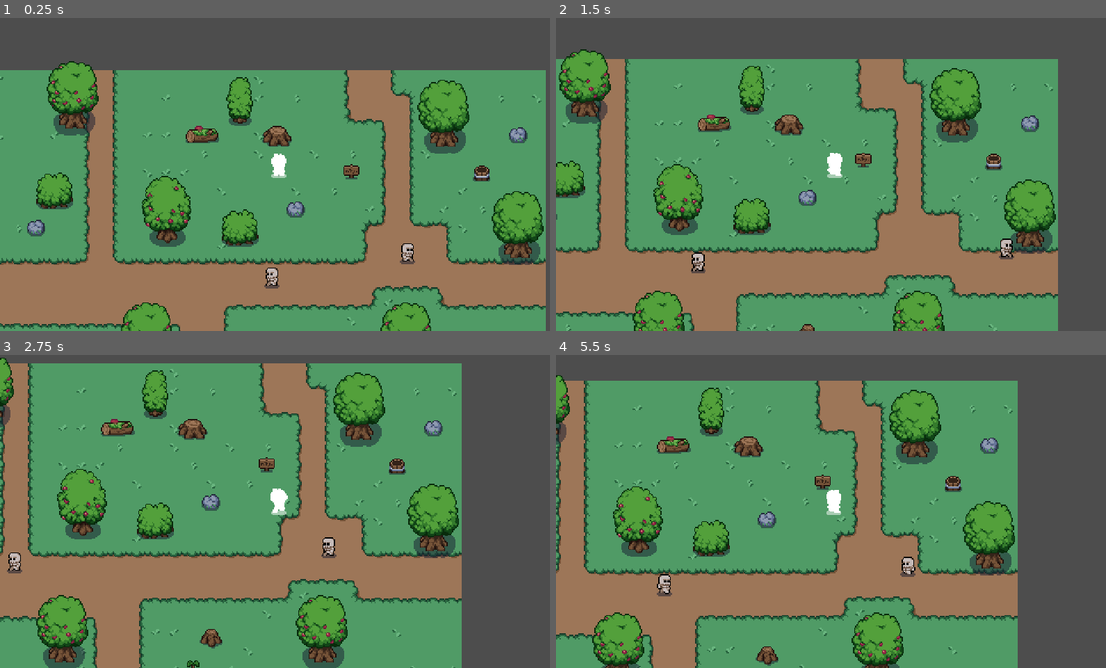
Above: before the commit, frames 1-4 (two rows, left to right).
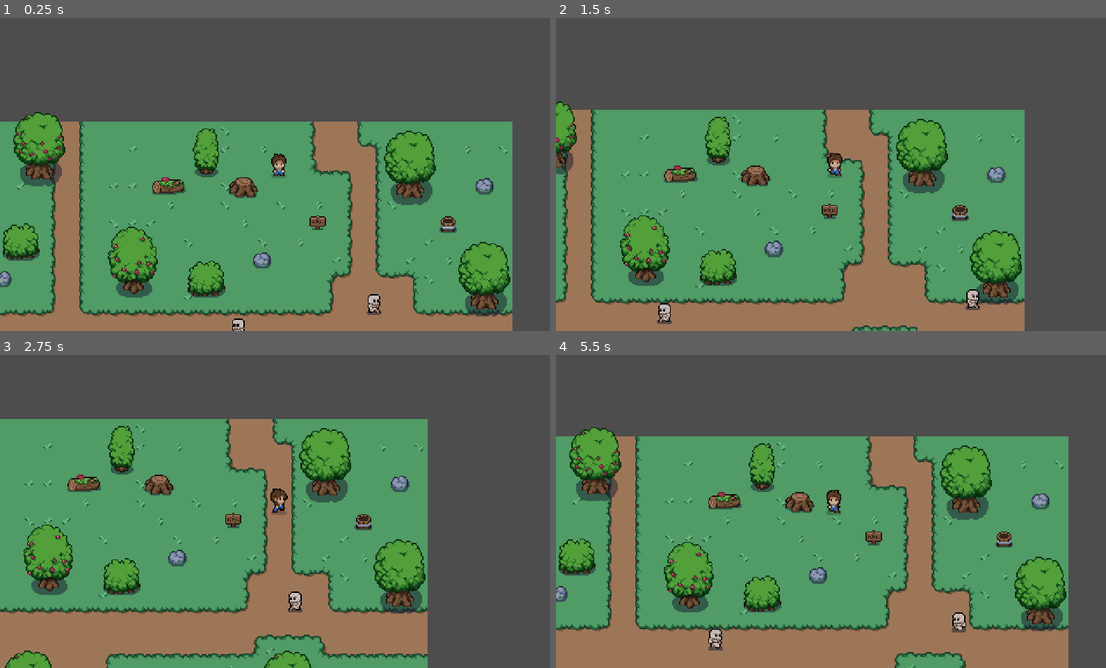
Above: after the commit, the same moments.

Repository: breadsk/swift-ballade
Game: Godot game, scene res://World/world.tscn
Same seed, same stepped clock (60 frames per second), same inputs: the game is played once before the commit and once after it.
Inputs:
- Up to frame 1 (0.25 s): no input
- Up to frame 2 (1.5 s): hold D (right) 0.53-1.28 s; hold S (down) from 1.28 s (still down)
- Up to frame 3 (2.75 s): release S (down) at 2.03 s; hold D (right) from 2.03 s (still down)
- Up to frame 4 (5.5 s): release D (right) at 2.78 s; hold W (up) 2.78-3.53 s; hold A (left) 3.53-5.03 s; hold S (down) from 5.03 s (still down)

The runs differ from the first frame. In frame 1, 60% of the frame differs, in the area x 0-100%, y 13-100%; in frame 2, 58%; in frame 3, 60%; in frame 4, 63%, in the area x 0-94%, y 6-100%.

Commit message:
slime creado

Diff:
--- a/Player/player.gd
+++ b/Player/player.gd
@@ -1,5 +1,6 @@
 extends CharacterBody2D
 @onready var sprite: Sprite2D = $Player
+@onready var effects: AnimationPlayer = $Effects
 
 @onready var anims: AnimationPlayer = $AnimationPlayer
 
@@ -39,7 +40,10 @@
 
 func hurt():
 	life -= 1
+	effects.play("hurts")
 	print(life)
+	await effects.animation_finished
+	effects.play("RESET")
 
 func _on_hurt_box_body_entered(body: Node2D):
 	if body.name == "Skull":
--- a/Player/player.tscn
+++ b/Player/player.tscn
@@ -163,6 +163,45 @@
 [sub_resource type="RectangleShape2D" id="RectangleShape2D_c175x"]
 size = Vector2(13, 11)
 
+[sub_resource type="Animation" id="Animation_dodbk"]
+length = 0.001
+step = 0.1
+tracks/0/type = "value"
+tracks/0/imported = false
+tracks/0/enabled = true
+tracks/0/path = NodePath("Player/ColorRect:color")
+tracks/0/interp = 1
+tracks/0/loop_wrap = true
+tracks/0/keys = {
+"times": PackedFloat32Array(0),
+"transitions": PackedFloat32Array(1),
+"update": 0,
+"values": [Color(1, 1, 1, 0)]
+}
+
+[sub_resource type="Animation" id="Animation_qygqa"]
+resource_name = "hurts"
+length = 0.6
+step = 0.1
+tracks/0/type = "value"
+tracks/0/imported = false
+tracks/0/enabled = true
+tracks/0/path = NodePath("Player/ColorRect:color")
+tracks/0/interp = 1
+tracks/0/loop_wrap = true
+tracks/0/keys = {
+"times": PackedFloat32Array(0.1, 0.3, 0.4, 0.5),
+"transitions": PackedFloat32Array(1, 1, 1, 1),
+"update": 0,
+"values": [Color(1, 1, 1, 0.407843), Color(1, 0, 0, 0.105882), Color(1, 1, 1, 0.407843), Color(1, 0, 0, 0.105882)]
+}
+
+[sub_resource type="AnimationLibrary" id="AnimationLibrary_88388"]
+_data = {
+"RESET": SubResource("Animation_dodbk"),
+"hurts": SubResource("Animation_qygqa")
+}
+
 [node name="Player" type="CharacterBody2D"]
 y_sort_enabled = true
 script = ExtResource("1_v15yb")
@@ -183,11 +222,13 @@
 offset_left = -24.0
 offset_top = -24.0
 offset_right = -24.0
-offset_bottom = -24.0
+offset_bottom = -29.0
 grow_horizontal = 2
 grow_vertical = 2
+color = Color(1, 1, 1, 0)
 
 [node name="CollisionShape2D" type="CollisionShape2D" parent="."]
+visible = false
 position = Vector2(0.625, -2)
 shape = SubResource("RectangleShape2D_8u0vl")
 
@@ -199,11 +240,15 @@
 [node name="Camera2D" type="Camera2D" parent="."]
 
 [node name="HurtBox" type="Area2D" parent="."]
+visible = false
 
 [node name="CollisionShape2D" type="CollisionShape2D" parent="HurtBox"]
 position = Vector2(0.5, -4.5)
 shape = SubResource("RectangleShape2D_c175x")
 
 [node name="Effects" type="AnimationPlayer" parent="."]
+libraries = {
+"": SubResource("AnimationLibrary_88388")
+}
 
 [connection signal="body_entered" from="HurtBox" to="." method="_on_hurt_box_body_entered"]
--- a/Skull/skull.gd
+++ b/Skull/skull.gd
@@ -20,13 +20,9 @@
 	animCtrl()
 
 func changeDirection():
-	skull.flip_h = false
 	var tempEnd = endPosition
 	endPosition = startPosition
-	skull.flip_h = true
 	startPosition = tempEnd
-
-	anims.play("walkR")
 
 func move():
 	var moveDirection = (endPosition - position)
--- /dev/null
+++ b/Slime/slime.tscn
@@ -0,0 +1,158 @@
+[gd_scene load_steps=11 format=3 uid="uid://beq4xwiec410u"]
+
+[ext_resource type="Texture2D" uid="uid://dcmlyh5m2j6nk" path="res://Slime/slime.png" id="1_n5ocg"]
+
+[sub_resource type="CapsuleShape2D" id="CapsuleShape2D_76aem"]
+radius = 6.0
+height = 12.0
+
+[sub_resource type="Animation" id="Animation_u75ru"]
+length = 0.001
+tracks/0/type = "value"
+tracks/0/imported = false
+tracks/0/enabled = true
+tracks/0/path = NodePath("Slime:frame_coords")
+tracks/0/interp = 1
+tracks/0/loop_wrap = true
+tracks/0/keys = {
+"times": PackedFloat32Array(0),
+"transitions": PackedFloat32Array(1),
+"update": 1,
+"values": [Vector2i(0, 0)]
+}
+
+[sub_resource type="Animation" id="Animation_d5vit"]
+resource_name = "idleD"
+length = 0.8
+loop_mode = 1
+step = 0.1
+tracks/0/type = "value"
+tracks/0/imported = false
+tracks/0/enabled = true
+tracks/0/path = NodePath("Slime:frame_coords")
+tracks/0/interp = 1
+tracks/0/loop_wrap = true
+tracks/0/keys = {
+"times": PackedFloat32Array(0, 0.2, 0.4, 0.6),
+"transitions": PackedFloat32Array(1, 1, 1, 1),
+"update": 1,
+"values": [Vector2i(0, 0), Vector2i(1, 0), Vector2i(2, 0), Vector2i(3, 0)]
+}
+
+[sub_resource type="Animation" id="Animation_04y5c"]
+resource_name = "idleU"
+length = 0.8
+loop_mode = 1
+step = 0.1
+tracks/0/type = "value"
+tracks/0/imported = false
+tracks/0/enabled = true
+tracks/0/path = NodePath("Slime:frame_coords")
+tracks/0/interp = 1
+tracks/0/loop_wrap = true
+tracks/0/keys = {
+"times": PackedFloat32Array(0, 0.2, 0.4, 0.6),
+"transitions": PackedFloat32Array(1, 1, 1, 1),
+"update": 1,
+"values": [Vector2i(0, 2), Vector2i(1, 2), Vector2i(2, 2), Vector2i(3, 2)]
+}
+
+[sub_resource type="Animation" id="Animation_7ym7v"]
+resource_name = "idleR"
+length = 0.8
+loop_mode = 1
+step = 0.1
+tracks/0/type = "value"
+tracks/0/imported = false
+tracks/0/enabled = true
+tracks/0/path = NodePath("Slime:frame_coords")
+tracks/0/interp = 1
+tracks/0/loop_wrap = true
+tracks/0/keys = {
+"times": PackedFloat32Array(0, 0.2, 0.4, 0.6),
+"transitions": PackedFloat32Array(1, 1, 1, 1),
+"update": 1,
+"values": [Vector2i(0, 1), Vector2i(1, 1), Vector2i(2, 1), Vector2i(3, 1)]
+}
+
+[sub_resource type="Animation" id="Animation_731ti"]
+resource_name = "walkU"
+length = 1.2
+loop_mode = 1
+step = 0.1
+tracks/0/type = "value"
+tracks/0/imported = false
+tracks/0/enabled = true
+tracks/0/path = NodePath("Slime:frame_coords")
+tracks/0/interp = 1
+tracks/0/loop_wrap = true
+tracks/0/keys = {
+"times": PackedFloat32Array(0, 0.2, 0.4, 0.6, 0.8, 1),
+"transitions": PackedFloat32Array(1, 1, 1, 1, 1, 1),
+"update": 1,
+"values": [Vector2i(0, 5), Vector2i(1, 5), Vector2i(2, 5), Vector2i(3, 5), Vector2i(4, 5), Vector2i(5, 5)]
+}
+
+[sub_resource type="Animation" id="Animation_dtfwv"]
+resource_name = "walkD"
+length = 1.2
+loop_mode = 1
+step = 0.1
+tracks/0/type = "value"
+tracks/0/imported = false
+tracks/0/enabled = true
+tracks/0/path = NodePath("Slime:frame_coords")
+tracks/0/interp = 1
+tracks/0/loop_wrap = true
+tracks/0/keys = {
+"times": PackedFloat32Array(0, 0.2, 0.4, 0.6, 0.8, 1),
+"transitions": PackedFloat32Array(1, 1, 1, 1, 1, 1),
+"update": 1,
+"values": [Vector2i(0, 3), Vector2i(1, 3), Vector2i(2, 3), Vector2i(3, 3), Vector2i(4, 3), Vector2i(5, 3)]
+}
+
+[sub_resource type="Animation" id="Animation_s4mk4"]
+resource_name = "walkR"
+length = 1.2
+loop_mode = 1
+step = 0.1
+tracks/0/type = "value"
+tracks/0/imported = false
+tracks/0/enabled = true
+tracks/0/path = NodePath("Slime:frame_coords")
+tracks/0/interp = 1
+tracks/0/loop_wrap = true
+tracks/0/keys = {
+"times": PackedFloat32Array(0, 0.2, 0.4, 0.6, 0.8, 1),
+"transitions": PackedFloat32Array(1, 1, 1, 1, 1, 1),
+"update": 1,
+"values": [Vector2i(0, 4), Vector2i(1, 4), Vector2i(2, 4), Vector2i(3, 4), Vector2i(4, 4), Vector2i(5, 4)]
+}
+
+[sub_resource type="AnimationLibrary" id="AnimationLibrary_1hual"]
+_data = {
+"RESET": SubResource("Animation_u75ru"),
+"idleD": SubResource("Animation_d5vit"),
+"idleR": SubResource("Animation_7ym7v"),
+"idleU": SubResource("Animation_04y5c"),
+"walkD": SubResource("Animation_dtfwv"),
+"walkR": SubResource("Animation_s4mk4"),
+"walkU": SubResource("Animation_731ti")
+}
+
+[node name="Slime" type="CharacterBody2D"]
+
+[node name="Slime" type="Sprite2D" parent="."]
+position = Vector2(0, -6)
+texture = ExtResource("1_n5ocg")
+hframes = 7
+vframes = 13
+
+[node name="CollisionShape2D" type="CollisionShape2D" parent="."]
+position = Vector2(0, -5)
+shape = SubResource("CapsuleShape2D_76aem")
+
+[node name="AnimationPlayer" type="AnimationPlayer" parent="."]
+libraries = {
+"": SubResource("AnimationLibrary_1hual")
+}
--- a/World/world.tscn
+++ b/World/world.tscn
@@ -441,7 +441,7 @@
 layer_2/tile_data = PackedInt32Array(196623, 655363, 7, 458761, 196611, 9, 524301, 393219, 7, 393219, 393219, 7, 983041 …(351 unchanged characters)…
 
 [node name="Player" parent="TileMap" instance=ExtResource("2_7jgqx")]
-position = Vector2(249, 90)
+position = Vector2(278, 46)
 
 [node name="Skull" parent="TileMap" node_paths=PackedStringArray("endPoint") instance=ExtResource("6_ncs0b")]
 z_index = 1
Not shown: 1 places in Player/player.tscn that only renumber resources
